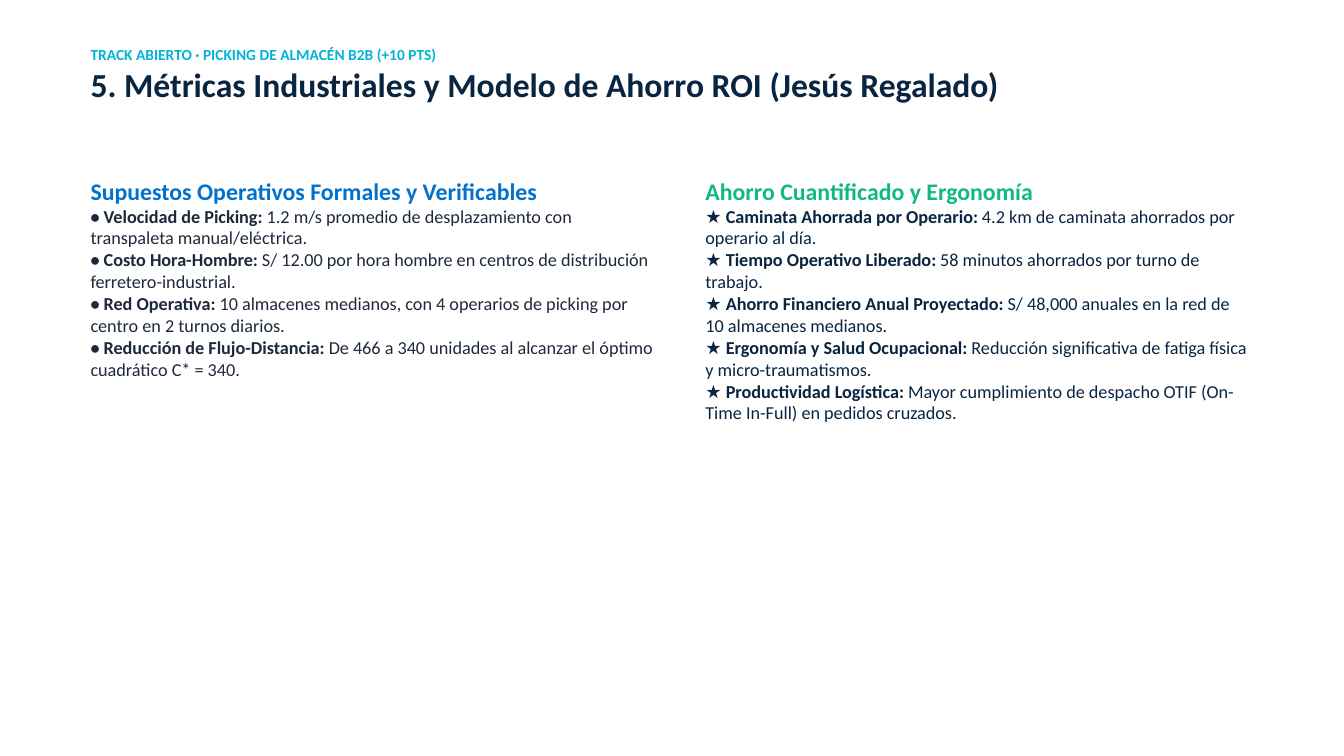
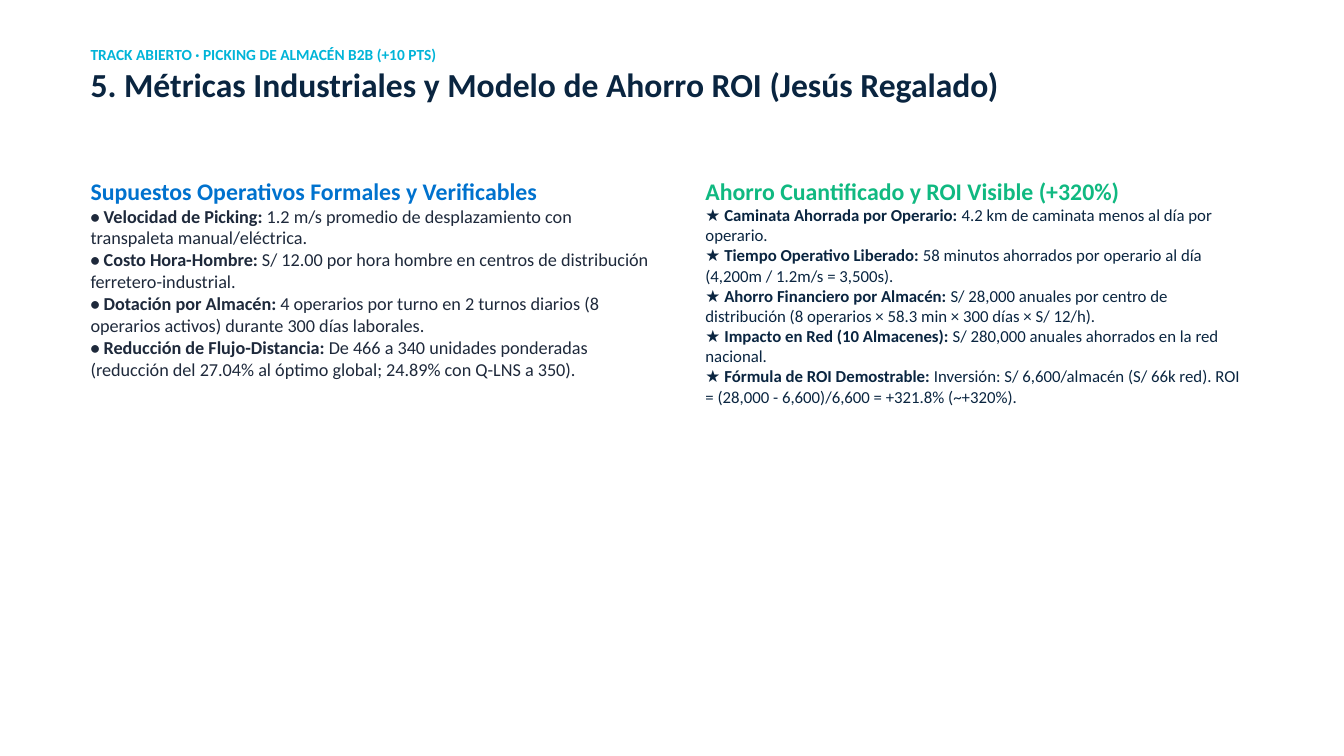
Before and after one commit to alex8v124/nodux-quantum, a slide deck: slide 6 of pitch/NODUX_Pitch_Deck_QAP10_NTT_DATA.pptx. Drawn at 1344x756 pixels with LibreOffice and Linux fonts; fonts in the diff are those of the drawing. Boxes give left, top, right and bottom in pixels: in the first picture for what was removed or moved away, otherwise in the second. Text is boxed around its words. In the diff, an @@ line names an element or a change of style, - is before the commit and + after.

```diff
--- a/pitch/NODUX_Pitch_Deck_QAP10_NTT_DATA.pptx
+++ b/pitch/NODUX_Pitch_Deck_QAP10_NTT_DATA.pptx
@@ text at (x1=705, y1=182, x2=1239, y2=405): text changed; size 13 to 12 pt @@
-Ahorro Cuantificado y Ergonomía
-★ Caminata Ahorrada por Operario: 4.2 km de caminata ahorrados por operario al día.
-★ Tiempo Operativo Liberado: 58 minutos ahorrados por turno de trabajo.
-★ Ahorro Financiero Anual Proyectado: S/ 48,000 anuales en la red de 10 almacenes medianos.
-★ Ergonomía y Salud Ocupacional: Reducción significativa de fatiga física y micro-traumatismos.
-★ Productividad Logística: Mayor cumplimiento de despacho OTIF (On-Time In-Full) en pedidos cruzados.
+Ahorro Cuantificado y ROI Visible (+320%)
+★ Caminata Ahorrada por Operario: 4.2 km de caminata menos al día por operario.
+★ Tiempo Operativo Liberado: 58 minutos ahorrados por operario al día (4,200m / 1.2m/s = 3,500s).
+★ Ahorro Financiero por Almacén: S/ 28,000 anuales por centro de distribución (8 operarios × 58.3 min × 300 días × S/ 12/h).
+★ Impacto en Red (10 Almacenes): S/ 280,000 anuales ahorrados en la red nacional.
+★ Fórmula de ROI Demostrable: Inversión: S/ 6,600/almacén (S/ 66k red). ROI = (28,000 - 6,600)/6,600 = +321.8% (~+320%).
@@ text at (x1=91, y1=297, x2=599, y2=379): text changed @@
-• Red Operativa: 10 almacenes medianos, con 4 operarios de picking por centro en 2 turnos diarios.
-• Reducción de Flujo-Distancia: De 466 a 340 unidades al alcanzar el óptimo cuadrático C* = 340.
+• Dotación por Almacén: 4 operarios por turno en 2 turnos diarios (8 operarios activos) durante 300 días laborales.
+• Reducción de Flujo-Distancia: De 466 a 340 unidades ponderadas (reducción del 27.04% al óptimo global; 24.89% con Q-LNS a 350).
```
Also in this commit, not shown: 4 other slides changed, 9 other files.
